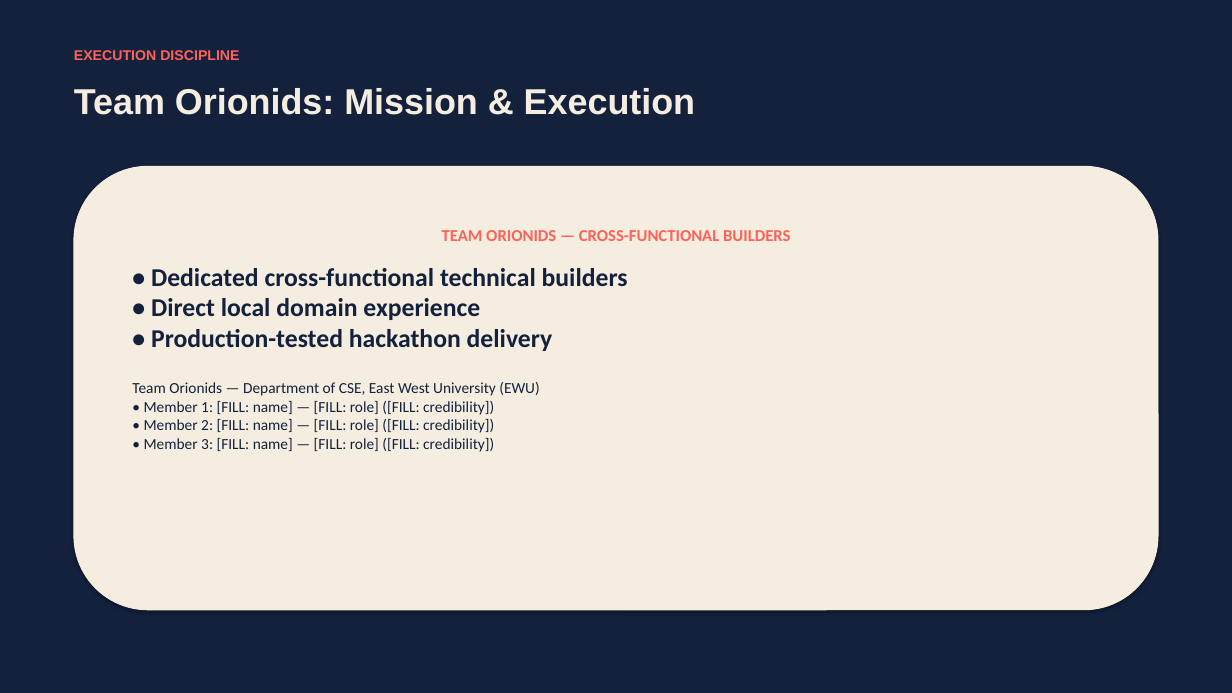
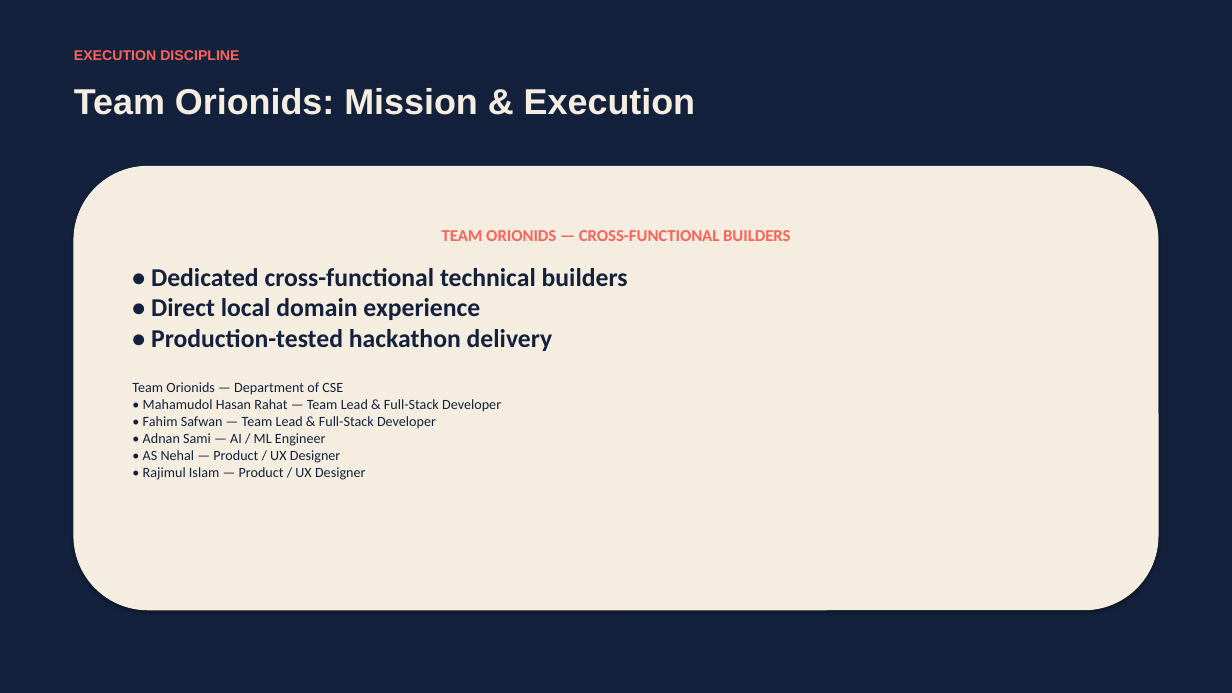
Before and after one commit to rahat4528/prohori-ai, a slide deck: slide 7 of docs/Prohori_AI_Pitch_Deck.pptx. Drawn at 1232x693 pixels with LibreOffice and Linux fonts; fonts in the diff are those of the drawing. Boxes give left, top, right and bottom in pixels: in the first picture for what was removed or moved away, otherwise in the second. Text is boxed around its words. In the diff, an @@ line names an element or a change of style, - is before the commit and + after.

```diff
--- a/docs/Prohori_AI_Pitch_Deck.pptx
+++ b/docs/Prohori_AI_Pitch_Deck.pptx
@@ text in rounded rectangle at bbox=[132, 382, 501, 480]: text changed; size 12 to 11 pt @@
-Team Orionids — Department of CSE, East West University (EWU)
-• Member 1: [FILL: name] — [FILL: role] ([FILL: credibility])
-• Member 2: [FILL: name] — [FILL: role] ([FILL: credibility])
-• Member 3: [FILL: name] — [FILL: role] ([FILL: credibility])
+Team Orionids — Department of CSE
+• Mahamudol Hasan Rahat — Team Lead & Full-Stack Developer
+• Fahim Safwan — Team Lead & Full-Stack Developer
+• Adnan Sami — AI / ML Engineer
+• AS Nehal — Product / UX Designer
+• Rajimul Islam — Product / UX Designer
```
Also in this commit, not shown: 1 other slide changed, 15 other files.
